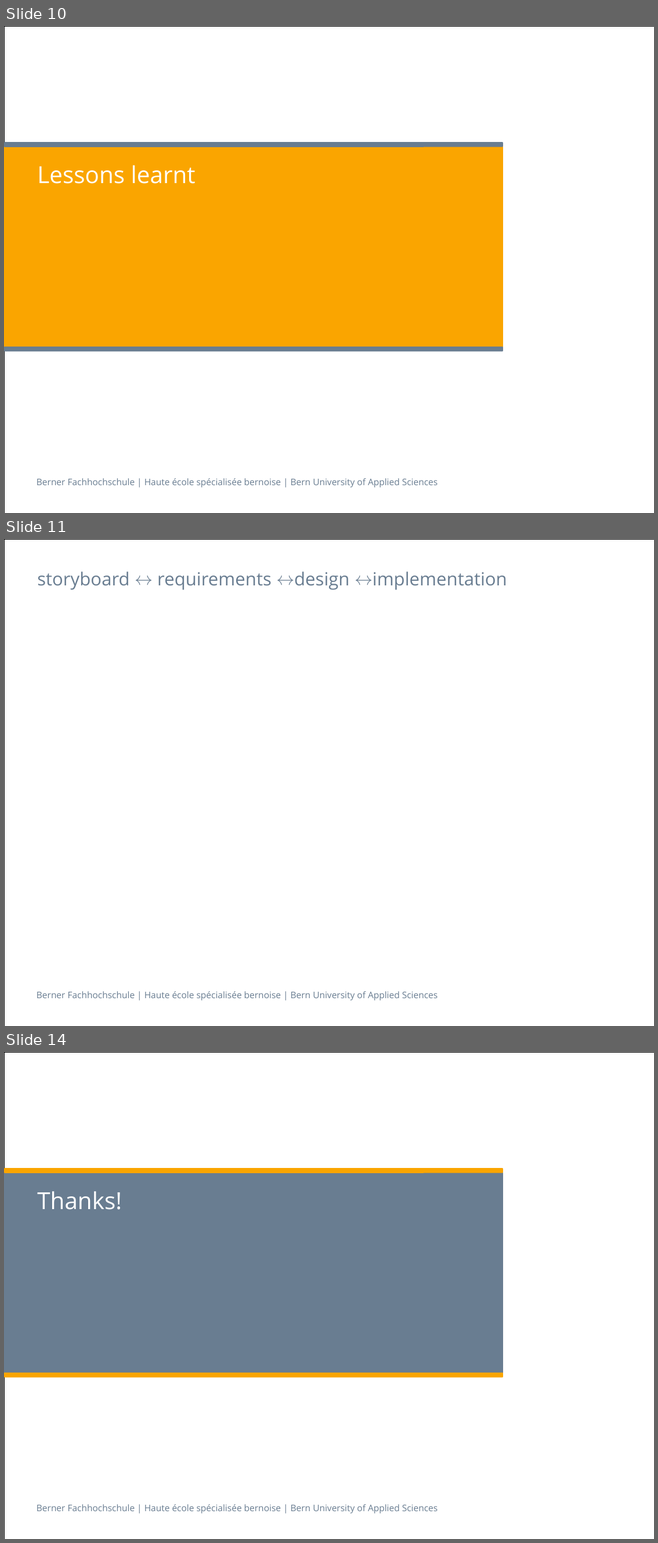
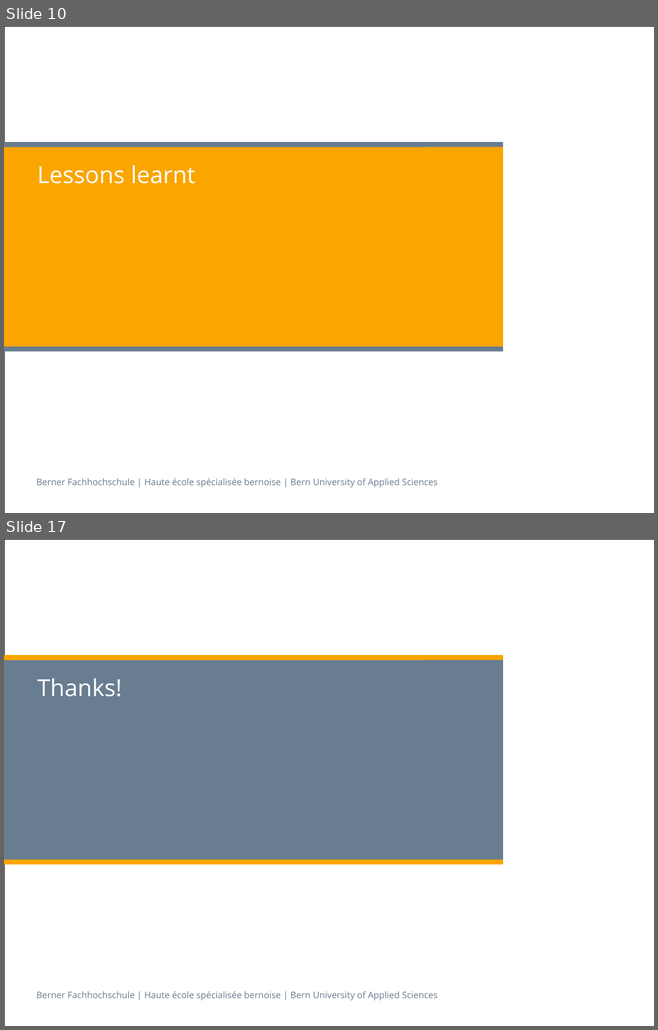
Before and after one commit to isels1/ch.bfh.btx8081.w2015.blue, a slide deck: doc/task14/Task14.pptx. Shown one above the other, each under a label of ours: slides 10, 11 and 14 before the commit, slides 10 and 17 after it; the slides between them are not shown. The pictures are 658x1543 and 658x1030 pixels, drawn with LibreOffice and Linux fonts; fonts in the diff are those of the drawing. Boxes give left, top, right and bottom in pixels: in the first picture for what was removed or moved away, otherwise in the second. Text is boxed around its words. In the diff, an @@ line names an element or a change of style, - is before the commit and + after.

```diff
--- a/doc/task14/Task14.pptx
+++ b/doc/task14/Task14.pptx
@@ slide 11 removed at <box>4,539,654,1026</box>, background #FFFFFF; not listed: 2 template elements that a slide beside it also shows @@
@@ title removed at <box>37,571,507,590</box> @@
-storyboard ↔ requirements ↔design ↔implementation
@@ what was slide 14 is now slide 17 @@
```
Also in this commit, not shown: 2 slides changed, 4 slides added.
